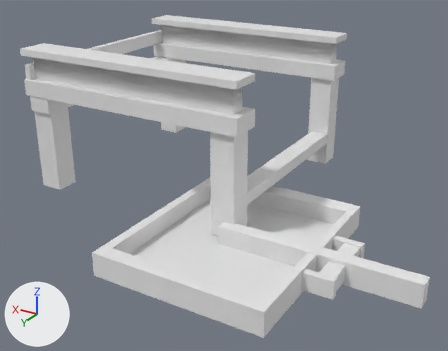
Two versions of the OBJ model src/main/resources/assets/projectsteam_crafting/objmodels/mechanical_sieve.obj, one commit apart.
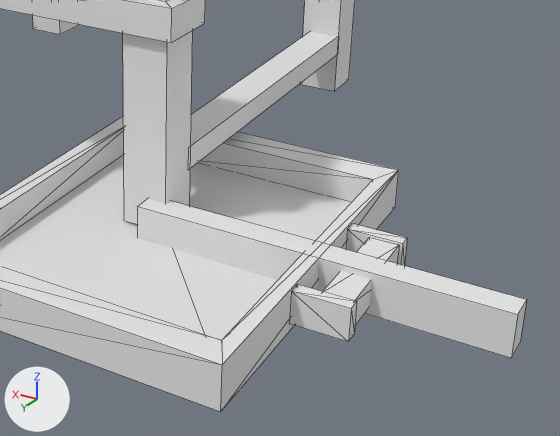
Each version is shown whole from a 50 mm lens placed at (-0.978, 1.713, 1.12), pointed at (0.183, -0.223, 0.151), then close up on the part from 32% to 100% of the width and 32% to 100% of the height. Every picture has the same lights, and +X, +Y and +Z are marked at lower left. The close-ups show mesh edges as thin lines. Where no turn or scale is listed for an object, it has been applied to the vertices. Vertices at the same position are counted once.

The scene before the commit, as lines of its bpy script (objects in view):
```python
me_arm = bpy.data.meshes.new('arm')
me_arm.from_pydata(...)  # 8 vertices, 6 faces; spans x -0.677..0.061, y -0.032..0.024, z -0.015..0.07
me_arm.materials.append(mat_material)  # white #e7e7e7
me_sieve_001 = bpy.data.meshes.new('sieve.001')
me_sieve_001.from_pydata([(-0.289, -0.339, 0.0), (0.289, -0.339, 0.0), (-0.289, 0.339, 0.0), (0.289, 0.339, 0.0)], [], [(1, 2, 0), (1, 3, 2)])
me_sieve_002 = bpy.data.meshes.new('sieve.002')
me_sieve_002.from_pydata(...)  # 40 vertices, 70 faces; spans x -0.429..0.322, y -0.398..0.398, z -0.018..0.07
me_sieve_002.materials.append(mat_material)  # white #e7e7e7
ob_arm = bpy.data.objects.new('arm', me_arm)
ob_arm.location = (0.0, 0.0, 0.0)
ob_sieve_001 = bpy.data.objects.new('sieve.001', me_sieve_001)
ob_sieve_001.location = (0.0, 0.0, 0.0)
ob_sieve_002 = bpy.data.objects.new('sieve.002', me_sieve_002)
ob_sieve_002.location = (0.0, 0.0, 0.0)
# also in view: 'base' at (0.501, -0.5, 0.305)
```
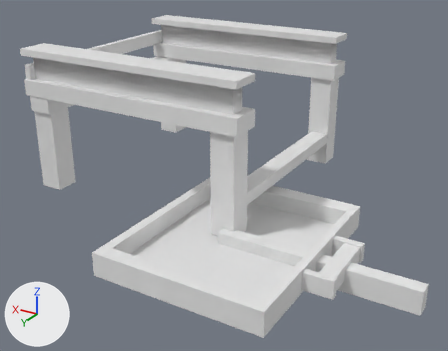
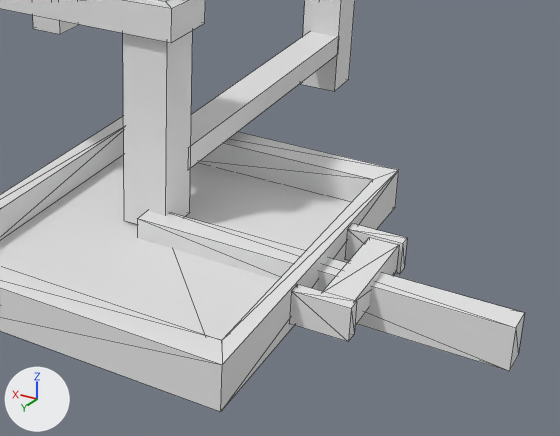
What the commit changed:
me_arm is used by ob_arm; location (0.0, 0.0, 0.0).
me_arm had 8 vertices, 6 faces and spanned x -0.677..0.061, y -0.032..0.024, z -0.015..0.07.
me_arm now has 8 vertices, 12 faces and spans x -0.677..0.061, y -0.032..0.024, z -0.042..0.043.
me_arm part 1: the whole mesh is rebuilt.

What differs and where, as boxes [x1, y1, x2, y2] in the close-ups (560 x 436 px):
'arm', reshaped: before [137, 199, 527, 358]; after [137, 211, 525, 371]
